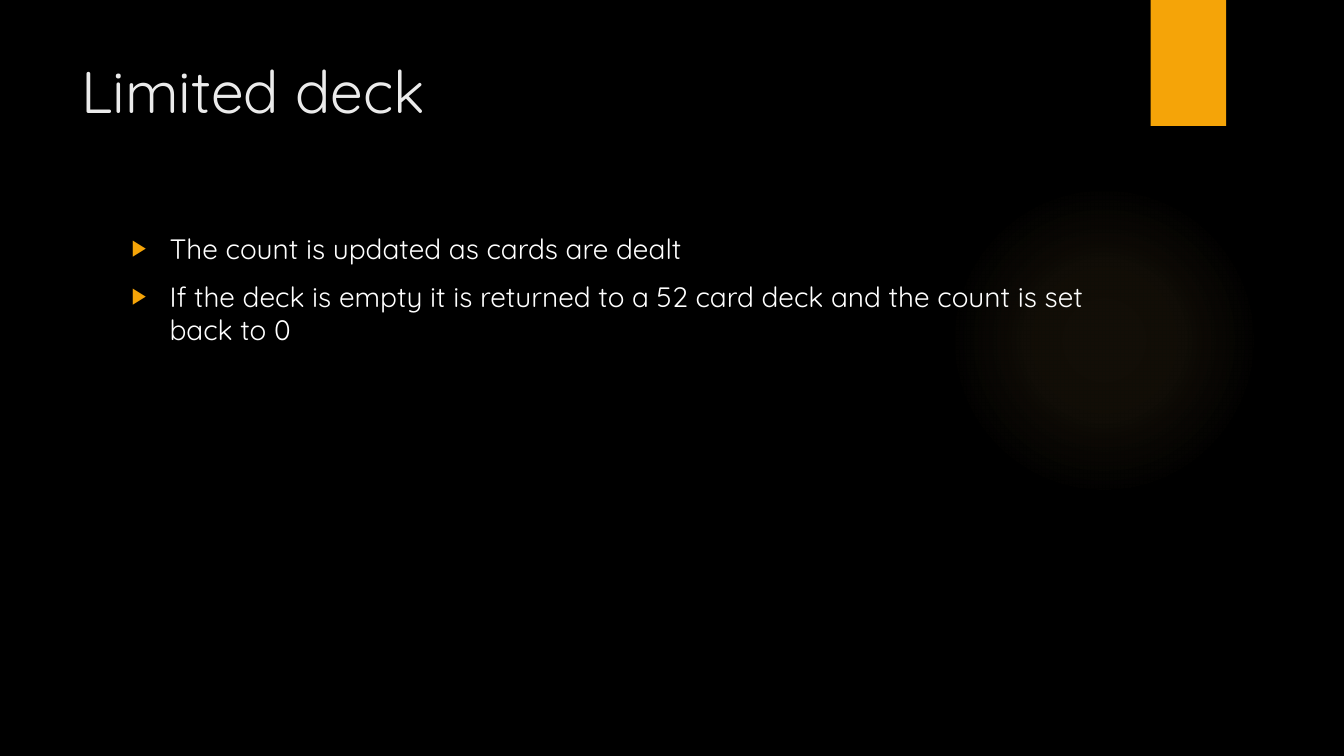
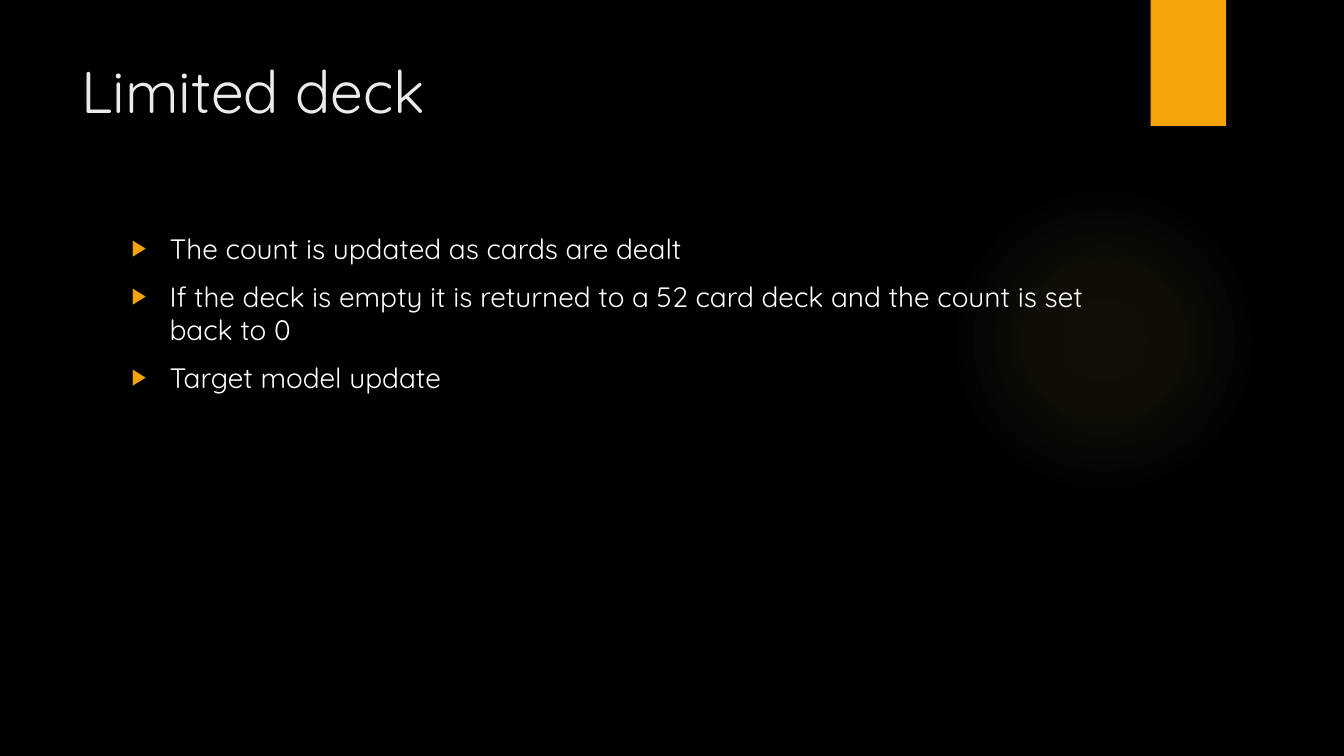
Before and after one commit to westpoint-neural-networks/final-project-connor-smith2, a slide deck: slide 6 of Counting Cards.pptx (slide 4 before the commit). Drawn at 1344x756 pixels with LibreOffice and Linux fonts; fonts in the diff are those of the drawing; background and template pictures are left out. Boxes give left, top, right and bottom in pixels: in the first picture for what was removed or moved away, otherwise in the second. Text is boxed around its words. In the diff, an @@ line names an element or a change of style, - is before the commit and + after.

```diff
--- a/Counting Cards.pptx
+++ b/Counting Cards.pptx
@@ text at <box>170,367,441,394</box>: paragraph added @@
+▶ Target model update
```
Also in this commit, not shown: 2 other slides changed, 5 slides added, 1 slide removed, 3 other files.
